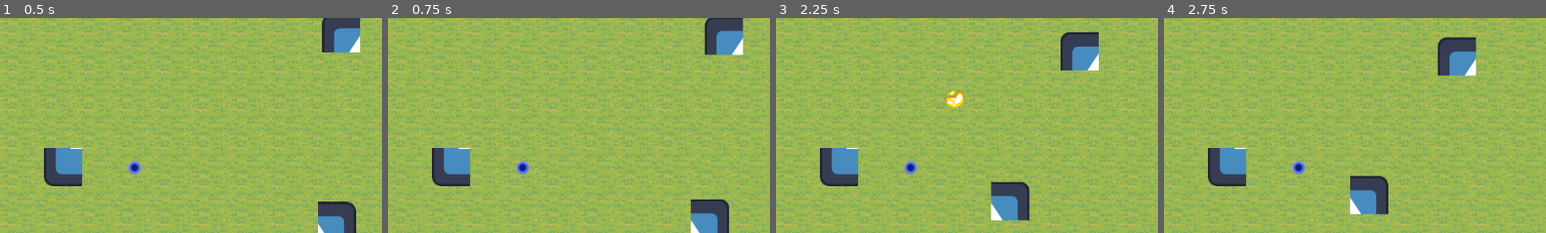
Above: before the commit, frames 1-4 (left to right).
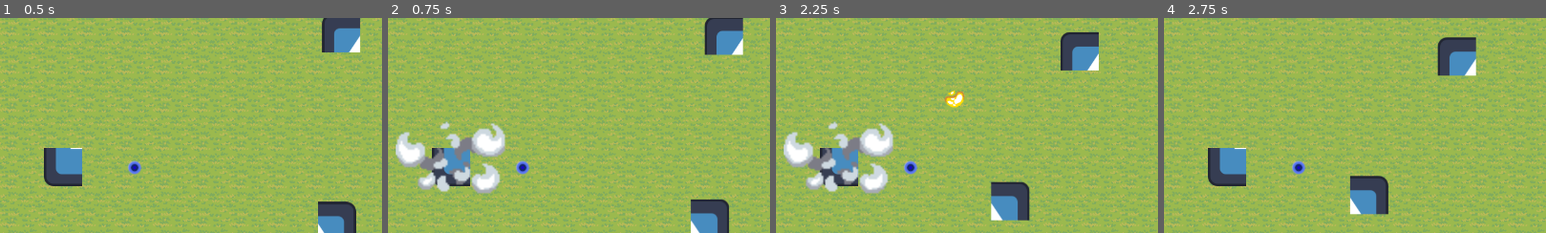
Above: after the commit, the same moments.

Repository: GlitchedSalad/global-game-jam-2026
Game: Godot game, scene res://src/scenes/level/main.tscn
Same seed, same stepped clock (60 frames per second), same inputs: the game is played once before the commit and once after it. The engine's default icon, where the game draws it, is replaced by a stand-in: a white triangle on a blue panel in a dark square.
Inputs:
- Up to frame 1 (0.5 s): no input
- Up to frame 2 (0.75 s): hold Right (ARROW_RIGHT) from 0.53 s (still down); tap H (H) at 0.6 s
- Up to frame 3 (2.25 s): release Right (ARROW_RIGHT) at 1.28 s; hold Down (ARROW_DOWN) 1.28-2.03 s; tap G (G) at 1.35 s; tap H (H) at 1.55, 2.1 s; hold Right (ARROW_RIGHT) from 2.03 s (still down)
- Up to frame 4 (2.75 s): keep holding Right (ARROW_RIGHT)
The pictures show only the part of the screen within x 42-92%, y 15-65%; the shares and areas given below are measured in that part.

Frame 1 is identical in both runs. In frame 2, 4.5% of the frame differs, in the area x 2-31%, y 48-82%; in frame 3, 4.5%; in frame 4, nothing differs.

Commit message:
added attack 2/whack to player

Diff:
--- a/src/scenes/entities/PlayerCharacter.tscn
+++ b/src/scenes/entities/PlayerCharacter.tscn
@@ -1,24 +1,32 @@
-[gd_scene format=3 uid="uid://cfl6rcjkfgn62"]
+[gd_scene format=3 uid="uid://oh4agkwg28sb"]
 
-[ext_resource type="Script" uid="uid://cdrojqjinxiqa" path="res://src/scripts/entities/player_character.gd" id="1_848is"]
+[ext_resource type="Script" uid="uid://bsrrc4tvxcgr" path="res://src/scripts/entities/player_character.gd" id="1_848is"]
 [ext_resource type="PackedScene" path="res://src/scenes/components/healthBarComponent.tscn" id="2_7n545"]
 [ext_resource type="PackedScene" path="res://src/scenes/components/healthComponent.tscn" id="3_hon5w"]
 [ext_resource type="PackedScene" path="res://src/scenes/components/hitboxComponent.tscn" id="4_66fhx"]
 [ext_resource type="PackedScene" uid="uid://bbpjtemgku5av" path="res://src/scenes/components/player_controller.tscn" id="5_8voux"]
 [ext_resource type="PackedScene" path="res://src/scenes/components/shield_roll.tscn" id="6_l51fx"]
-[ext_resource type="PackedScene" uid="uid://hk2c87ramnko" path="res://src/scenes/entities/attacks/fireballAttack.tscn" id="7_lf6sb"]
-[ext_resource type="PackedScene" uid="uid://bshpxi4v4f6ni" path="res://src/scenes/entities/projectileSpawner.tscn" id="8_8voux"]
+[ext_resource type="PackedScene" path="res://src/scenes/entities/attacks/fireballAttack.tscn" id="7_lf6sb"]
+[ext_resource type="PackedScene" path="res://src/scenes/entities/projectileSpawner.tscn" id="8_8voux"]
 [ext_resource type="Texture2D" uid="uid://c2tos1omse0cv" path="res://icon.svg" id="8_hon5w"]
 [ext_resource type="PackedScene" uid="uid://vecdkg8tcvyq" path="res://src/scenes/entities/projectiles/fireballProjectile.tscn" id="9_l51fx"]
+[ext_resource type="PackedScene" uid="uid://bd7qh1svr4ggi" path="res://src/scenes/entities/attacks/whackAttack.tscn" id="11_l51fx"]
 
 [sub_resource type="CircleShape2D" id="CircleShape2D_hon5w"]
 radius = 52.153618
 
-[node name="PlayerCharacter" type="Node2D" unique_id=1184929539 node_paths=PackedStringArray("shield_node", "controller", "attack1")]
+[node name="PlayerCharacter" type="Node2D" unique_id=1184929539 node_paths=PackedStringArray("shield", "controller", "attack1", "attack2")]
 script = ExtResource("1_848is")
-shield_node = NodePath("ShieldRoll")
+shield = NodePath("Shield")
 controller = NodePath("CharController")
 attack1 = NodePath("Attack1")
+attack2 = NodePath("Attack2")
+
+[node name="Icon" type="Sprite2D" parent="." unique_id=561554636]
+texture = ExtResource("8_hon5w")
+hframes = 2
+vframes = 2
+frame = 2
 
 [node name="HealthBarComponent" parent="." unique_id=1034124488 node_paths=PackedStringArray("health_component") instance=ExtResource("2_7n545")]
 health_component = NodePath("../HealthComponent")
@@ -33,15 +41,12 @@
 
 [node name="CharController" parent="." unique_id=823443357 instance=ExtResource("5_8voux")]
 
-[node name="ShieldRoll" parent="." unique_id=966327072 instance=ExtResource("6_l51fx")]
+[node name="Shield" parent="." unique_id=966327072 instance=ExtResource("6_l51fx")]
 
 [node name="Attack1" parent="." unique_id=367342759 instance=ExtResource("7_lf6sb")]
 
 [node name="ProjectileSpawner" parent="Attack1" unique_id=1217009242 instance=ExtResource("8_8voux")]
 ProjectileScene = ExtResource("9_l51fx")
 
-[node name="Icon" type="Sprite2D" parent="." unique_id=561554636]
-texture = ExtResource("8_hon5w")
-hframes = 2
-vframes = 2
-frame = 2
+[node name="Attack2" parent="." unique_id=1544179487 instance=ExtResource("11_l51fx")]
+scale = Vector2(2.91, 2.91)
--- a/src/scripts/components/hitbox_component.gd
+++ b/src/scripts/components/hitbox_component.gd
@@ -8,3 +8,6 @@
 	if (area is HurtboxComponent):
 		health_component.remove_health(area.damage_amount)
 		hitbox_hit.emit(area)
+
+func damage_within_hitbox(amount : float):
+	health_component.remove_health(amount)
--- a/src/scripts/entities/character_base.gd
+++ b/src/scripts/entities/character_base.gd
@@ -2,6 +2,7 @@
 
 @export var controller : Node
 @export var attack1: Attack
+@export var attack2: Attack
 var direction: Vector2
 
 var health: HealthComponent
@@ -10,8 +11,10 @@
 func _ready() -> void:
 	controller = get_node("CharController")
 	controller.move.connect(_on_controller_move)
-	attack1 = get_node("Attack1")
+	#attack1 = get_node("Attack1")
+	#attack2 = get_node("Attack2")
 	controller.attack1.connect(_on_attack1)
+	controller.attack2.connect(_on_attack2)
 	direction = Vector2.RIGHT
 
 	health = get_node_or_null("HealthComponent")
@@ -26,5 +29,8 @@
 func _on_attack1():
 	attack1.attack(direction)
 
+func _on_attack2():
+	attack2.attack(direction)
+
 func _on_health_depleted():
 	print("dead")
--- a/src/scripts/entities/player_character.gd
+++ b/src/scripts/entities/player_character.gd
@@ -1,15 +1,17 @@
 class_name Player
 extends "res://src/scripts/entities/character_base.gd"
 
-@export var shield_node : Node
+@export var shield : Node
 
 func _ready() -> void:
-	controller.shield.connect(_on_controller_shield)
+	shield = get_node("Shield")
+	controller.shield.connect(_on_shield)
 	controller.move.connect(_on_controller_move)
 	controller.attack1.connect(_on_attack1)
+	controller.attack2.connect(_on_attack2)
 
 func add_xp(xp: int):
 	print("add me some xp")
 
-func _on_controller_shield():
+func _on_shield():
 	print("shield . do_something")
